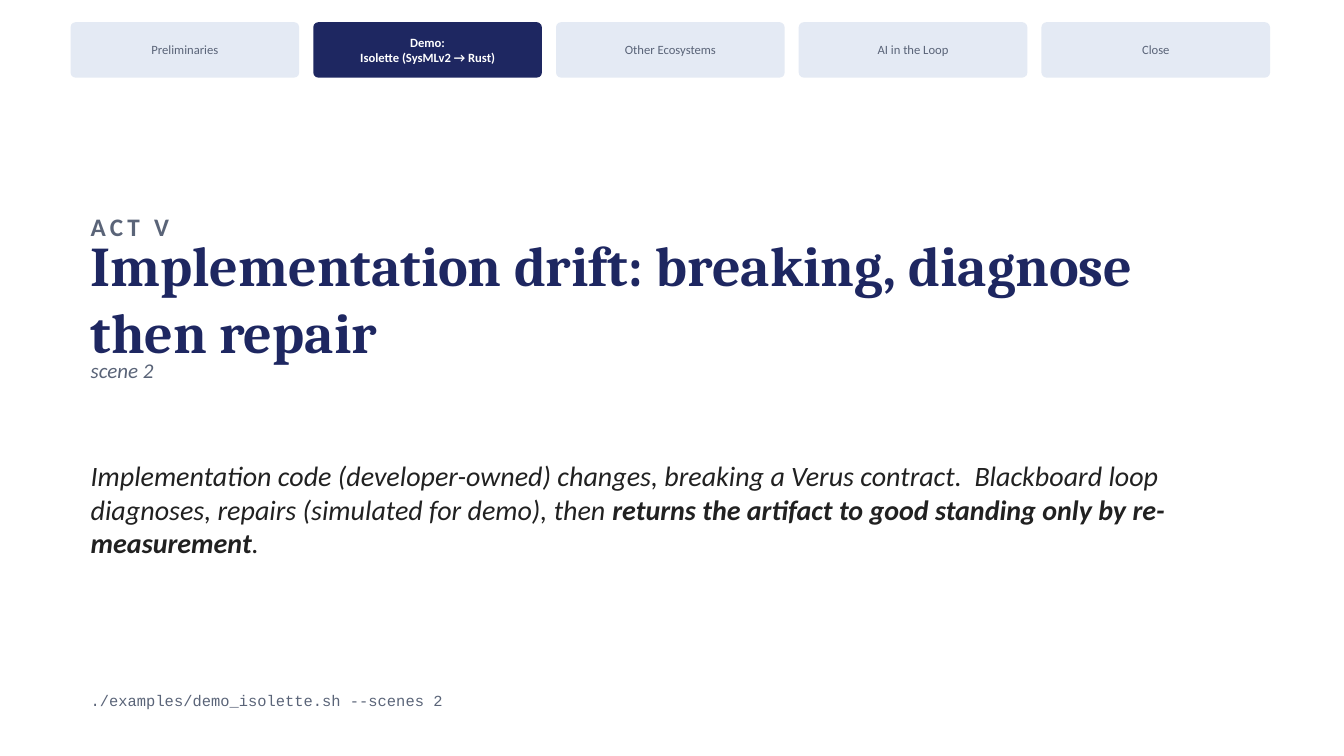
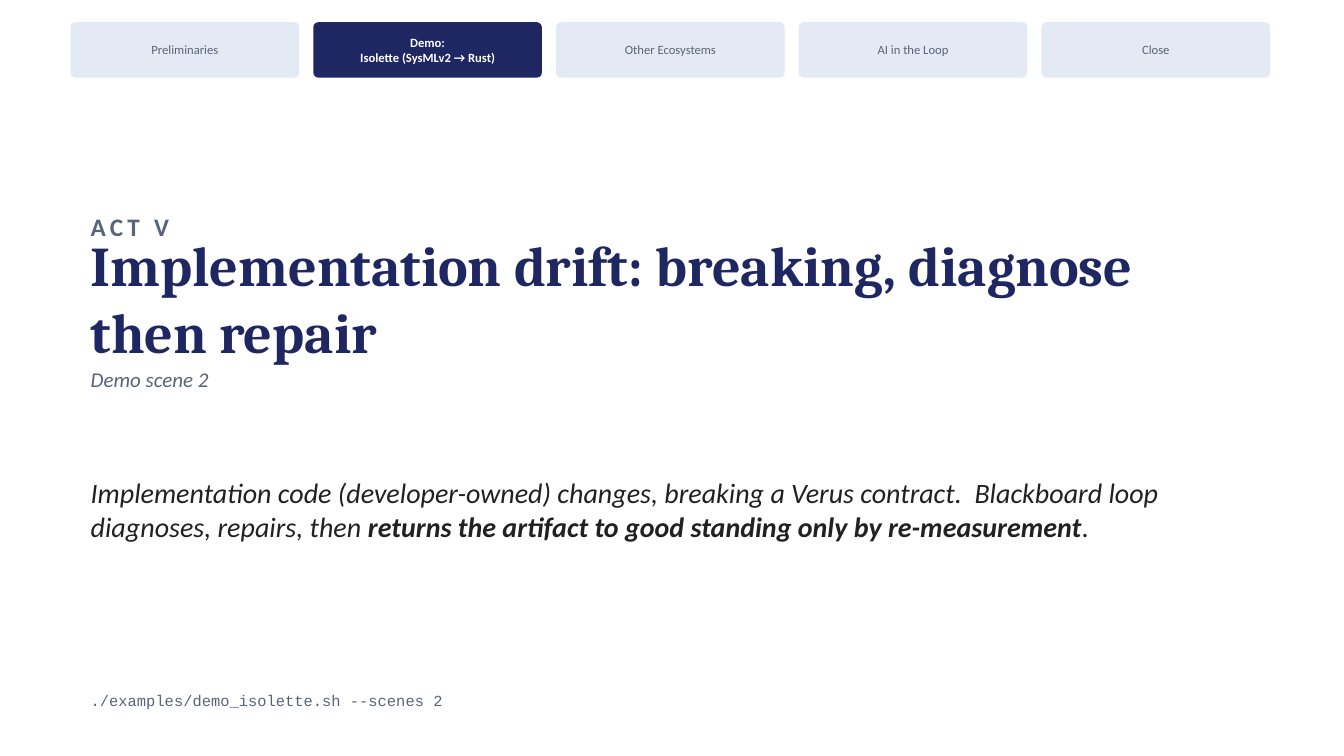
Before and after one commit to ku-sldg/pybb, a slide deck: slide 13 of docs/video_slides_draft.pptx. Drawn at 1344x756 pixels with LibreOffice and Linux fonts; fonts in the diff are those of the drawing. Boxes give left, top, right and bottom in pixels: in the first picture for what was removed or moved away, otherwise in the second. Text is boxed around its words. In the diff, an @@ line names an element or a change of style, - is before the commit and + after.

```diff
--- a/docs/video_slides_draft.pptx
+++ b/docs/video_slides_draft.pptx
@@ text at (x1=91, y1=373, x2=209, y2=387): text changed @@
-scene 2
+Demo scene 2
@@ text at (x1=91, y1=483, x2=1159, y2=542): text changed @@
-Implementation code (developer-owned) changes, breaking a Verus contract. Blackboard loop diagnoses, repairs (simulated for demo), then returns the artifact to good standing only by re-measurement.
+Implementation code (developer-owned) changes, breaking a Verus contract. Blackboard loop diagnoses, repairs, then returns the artifact to good standing only by re-measurement.
```
Also in this commit, not shown: 10 other slides changed, 2 other files.
